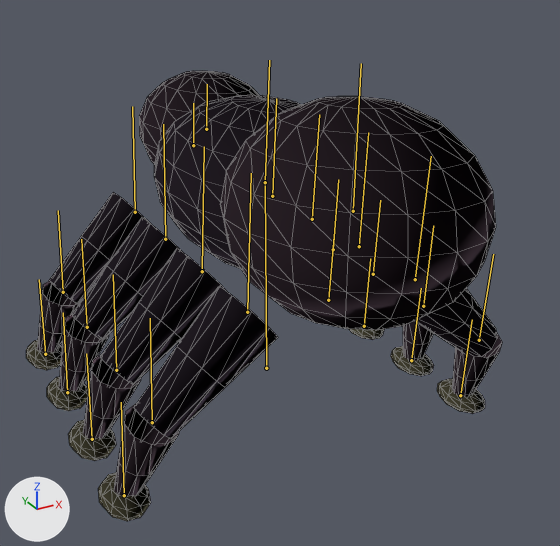
An edit to the glTF model assets/shared/creature-spider.glb, drawn before and after from the same camera.
Both versions are drawn from a 50 mm lens placed at (-1.19, -2.26, 1.51), pointed at (0.0, -0.11, 0.44). Arrows for +X, +Y and +Z are at lower left; the lights stay in place. The older version comes first. Both versions are drawn at frame 10 of the action 'SKILL_PREPARE'; the numbers are the values there. The bones that bend it are drawn over the model as lines. Mesh edges are drawn as thin lines.

Objects in the first picture: 'SkinnedCreature'.
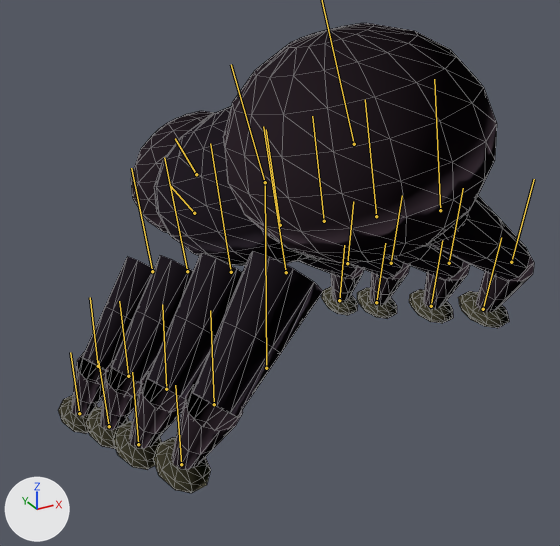
Changed parts and their boxes [x1, y1, x2, y2] in the pictures (560 x 546 px):
'SkinnedCreature', posed: before [26, 71, 502, 521]; after [58, 23, 534, 493]
bone 'Torso', root to tip: before (265, 182) to (269, 60); after (265, 182) to (231, 64)
bone 'Head', root to tip: before (206, 129) to (207, 84); after (196, 174) to (175, 138)
bone 'Fangs', root to tip: before (193, 145) to (193, 103); after (194, 213) to (170, 185)
bone 'Leg0L', root to tip: before (135, 212) to (132, 106); after (152, 271) to (131, 168)
bone 'Leg0LKnee', root to tip: before (63, 292) to (58, 210); after (98, 366) to (90, 297)
bone 'Leg0R', root to tip: before (272, 196) to (276, 98); after (280, 225) to (266, 129)
bone 'Leg0RKnee', root to tip: before (333, 249) to (338, 179); after (347, 263) to (353, 201)
bone 'Leg1L', root to tip: before (165, 239) to (163, 124); after (187, 271) to (164, 157)
bone 'Leg1LKnee', root to tip: before (87, 327) to (81, 239); after (128, 376) to (119, 301)
bone 'Leg1R', root to tip: before (312, 219) to (319, 114); after (324, 221) to (312, 116)
bone 'Leg1RKnee', root to tip: before (373, 274) to (380, 200); after (391, 263) to (402, 195)
bone 'Leg2L', root to tip: before (202, 271) to (204, 146); after (231, 272) to (210, 143)
bone 'Leg2LKnee', root to tip: before (116, 370) to (113, 274); after (166, 389) to (162, 304)
bone 'Leg2R', root to tip: before (359, 246) to (368, 132); after (376, 216) to (365, 99)
bone 'Leg2RKnee', root to tip: before (423, 306) to (433, 225); after (449, 263) to (463, 188)
bone 'Leg3L', root to tip: before (247, 312) to (251, 173); after (286, 272) to (263, 126)
bone 'Leg3LKnee', root to tip: before (152, 422) to (150, 318); after (214, 404) to (210, 310)
bone 'Leg3R', root to tip: before (415, 279) to (431, 156); after (440, 210) to (434, 79)
bone 'Leg3RKnee', root to tip: before (479, 340) to (493, 254); after (511, 262) to (534, 179)

The edits, one by one:
Bone 'Torso' (bone_torso) turns from (0, 0, -3) to (-19, 7, 6) degrees about its own x, y and z.
Bone 'Head' (bone_head) turns from (1, -2, 0) to (-24, 10, 0) degrees about its own x, y and z.
Bone 'Fangs' (bone_fangs) turns from (0, 1, 0) to (-17, 0, 0) degrees about its own x, y and z.
Bone 'Tail' (bone_tail) turns from (-3, -2, 0) to (12, -12, 4) degrees about its own x, y and z.
Bone 'Leg0L' (bone_leg0l) turns from (1, 1, 0) to (15, 1, 0) degrees about its own x, y and z.
Bone 'Leg0LKnee' (bone_leg0lknee) turns from (0, 0, 0) to (16, 0, 0) degrees about its own x, y and z.
Bone 'Leg0R' (bone_leg0r) turns from (-1, -1, 0) to (14, -1, 0) degrees about its own x, y and z.
Bone 'Leg0RKnee' (bone_leg0rknee) turns from (0, 0, 0) to (17, 0, 0) degrees about its own x, y and z.
Bone 'Leg1L' (bone_leg1l) turns from (-1, -1, 0) to (14, -1, 0) degrees about its own x, y and z.
Bone 'Leg1LKnee' (bone_leg1lknee) turns from (0, 0, 0) to (17, 0, 0) degrees about its own x, y and z.
Bone 'Leg1R' (bone_leg1r) turns from (1, 1, 0) to (15, 1, 0) degrees about its own x, y and z.
Bone 'Leg1RKnee' (bone_leg1rknee) turns from (0, 0, 0) to (16, 0, 0) degrees about its own x, y and z.
Bone 'Leg2L' (bone_leg2l) turns from (1, 1, 0) to (15, 1, 0) degrees about its own x, y and z.
Bone 'Leg2LKnee' (bone_leg2lknee) turns from (0, 0, 0) to (16, 0, 0) degrees about its own x, y and z.
Bone 'Leg2R' (bone_leg2r) turns from (-1, -1, 0) to (14, -1, 0) degrees about its own x, y and z.
Bone 'Leg2RKnee' (bone_leg2rknee) turns from (0, 0, 0) to (17, 0, 0) degrees about its own x, y and z.
Bone 'Leg3L' (bone_leg3l) turns from (-1, -1, 0) to (14, -1, 0) degrees about its own x, y and z.
Bone 'Leg3LKnee' (bone_leg3lknee) turns from (0, 0, 0) to (17, 0, 0) degrees about its own x, y and z.
Bone 'Leg3R' (bone_leg3r) turns from (1, 1, 0) to (15, 1, 0) degrees about its own x, y and z.
Bone 'Leg3RKnee' (bone_leg3rknee) turns from (0, 0, 0) to (16, 0, 0) degrees about its own x, y and z.
